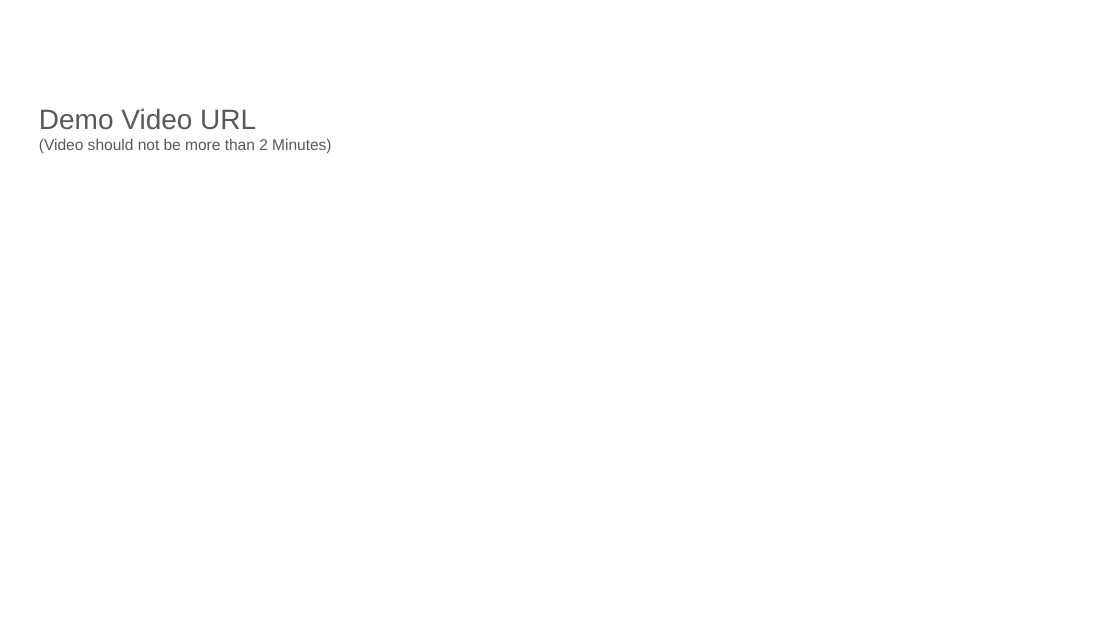
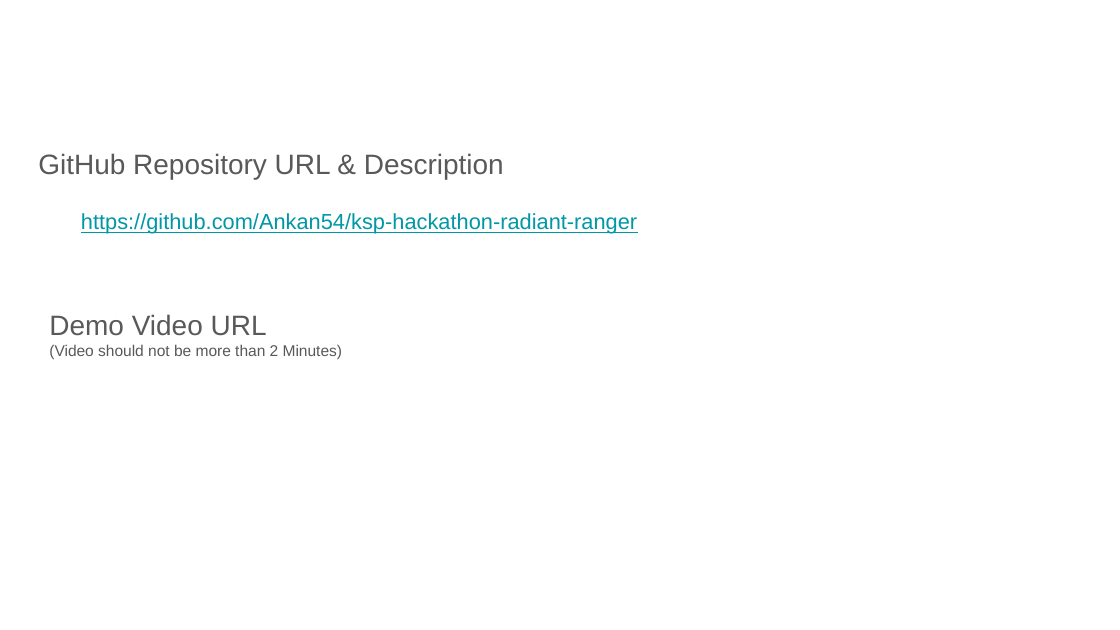
Before and after one commit to Ankan54/ksp-hackathon-radiant-ranger, a slide deck: slide 10 of radiant_ranger_ksp_datathon_prototype_round.pptx. Drawn at 1120x630 pixels with LibreOffice and Linux fonts; fonts in the diff are those of the drawing; background and template pictures are left out. Boxes give left, top, right and bottom in pixels: in the first picture for what was removed or moved away, otherwise in the second. Text is boxed around its words. In the diff, an @@ line names an element or a change of style, - is before the commit and + after.

```diff
--- a/radiant_ranger_ksp_datathon_prototype_round.pptx
+++ b/radiant_ranger_ksp_datathon_prototype_round.pptx
@@ text added at (x1=38, y1=153, x2=504, y2=179), 18 pt, text #595959 @@
+GitHub Repository URL & Description
@@ text added at (x1=81, y1=213, x2=637, y2=234), 14 pt, text #0097A7, underline @@
+https://github.com/Ankan54/ksp-hackathon-radiant-ranger
@@ text "Demo Video URL" moved from (x1=39, y1=108, x2=331, y2=153) to (x1=49, y1=314, x2=342, y2=359) @@
```
Also in this commit, not shown: 2 other slides changed, 4 slides added, 4 slides removed, 3 other files.
